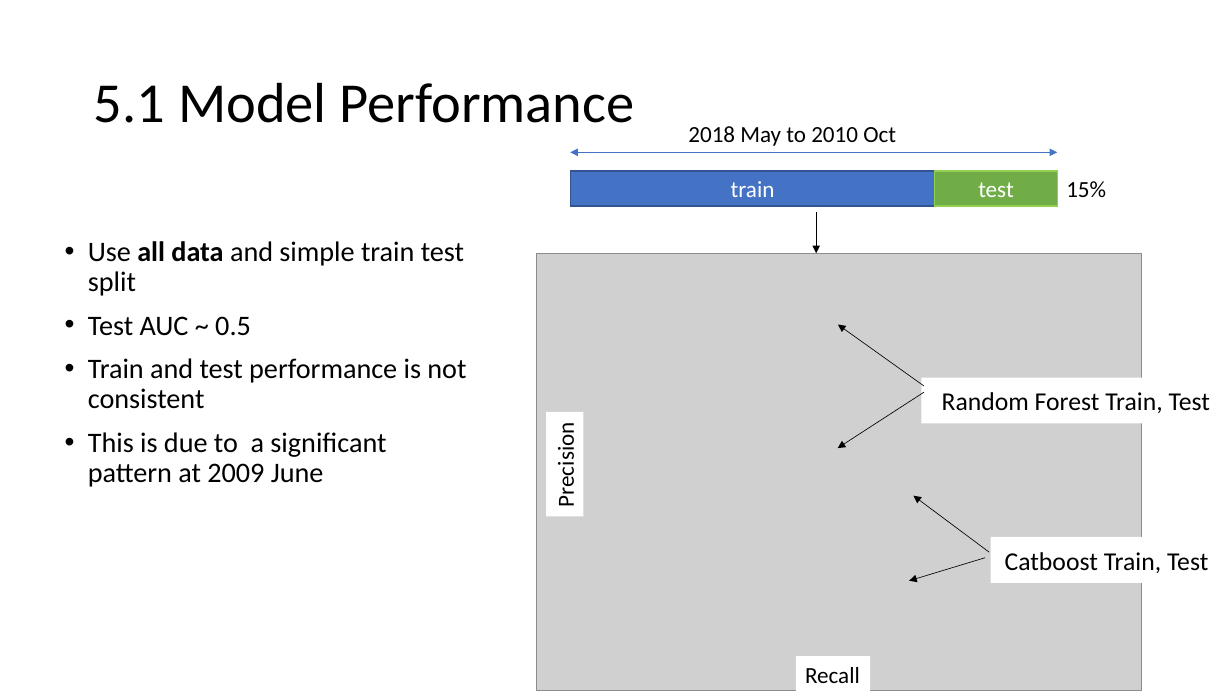
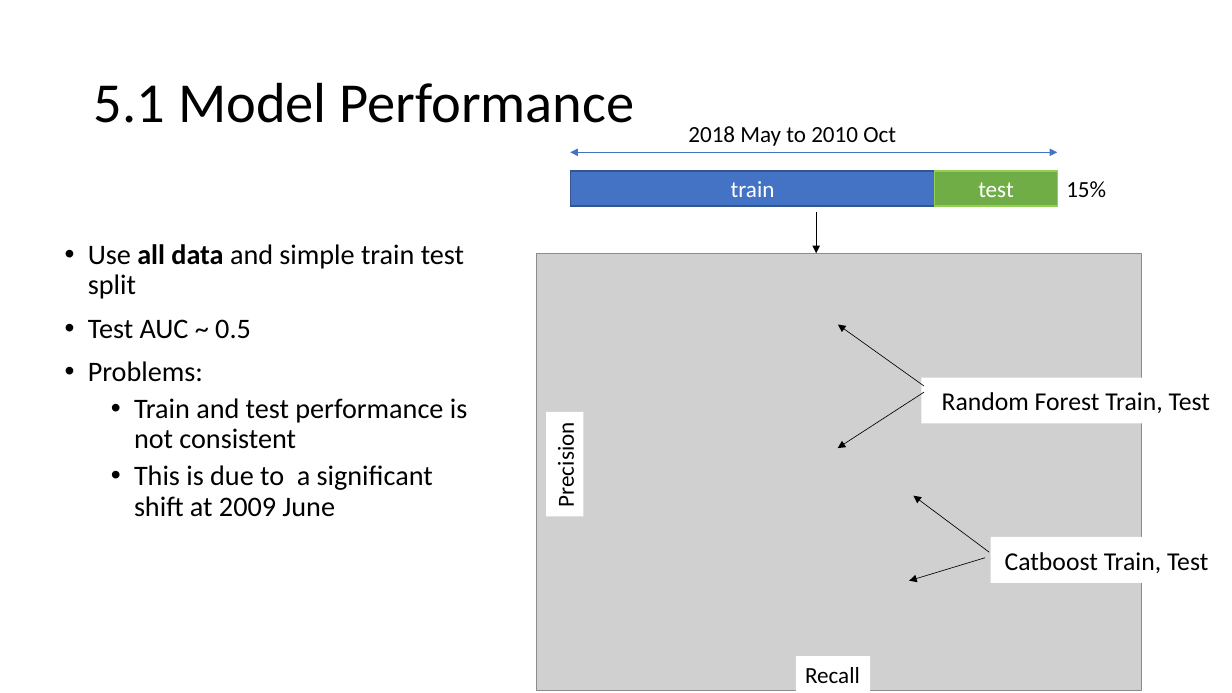
Before and after one commit to jianghan2013/UCI_data, a slide deck: slide 12 of ds_challenge_presentation_HanJiang.pptx. Drawn at 1232x693 pixels with LibreOffice and Linux fonts; fonts in the diff are those of the drawing; grey boxes stand for pictures. Boxes give left, top, right and bottom in pixels: in the first picture for what was removed or moved away, otherwise in the second. Text is boxed around its words. In the diff, an @@ line names an element or a change of style, - is before the commit and + after.

```diff
--- a/ds_challenge_presentation_HanJiang.pptx
+++ b/ds_challenge_presentation_HanJiang.pptx
@@ text at (x1=88, y1=361, x2=203, y2=382): paragraph added @@
+• Problems:
@@ text at (x1=134, y1=398, x2=467, y2=449): list level 1 to 2 in "Train and test performance is ..." @@
@@ text at (x1=134, y1=465, x2=433, y2=517): text changed @@
-• This is due to a significant pattern at 2009 June
+  • This is due to a significant shift at 2009 June
```
Also in this commit, not shown: 7 other slides changed.
